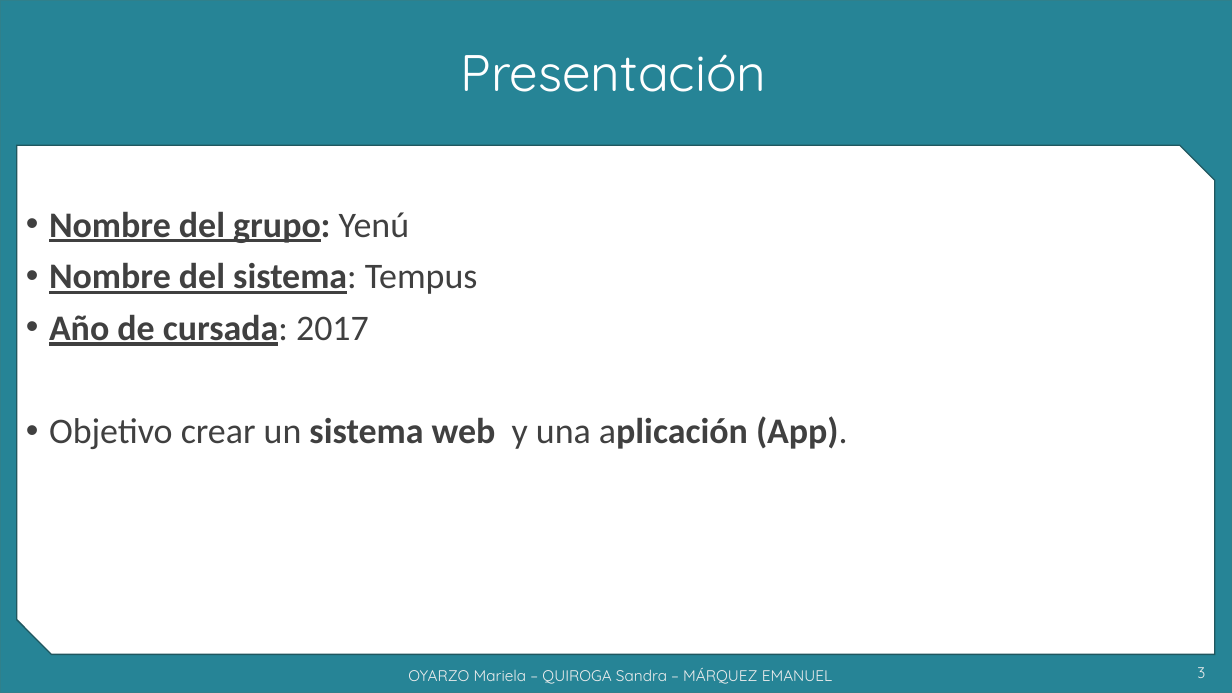
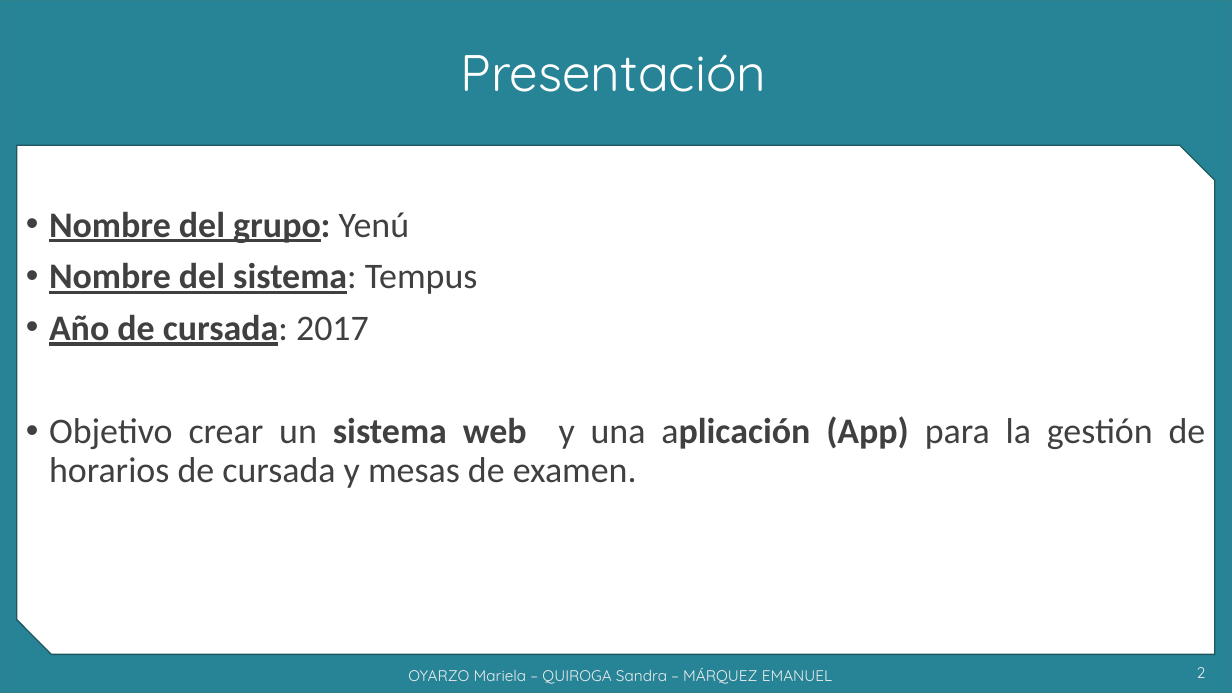
Before and after one commit to grupoyenu/yenu, a slide deck: slide 2 of 08. Presentaciones/Presentación 10 - 21.11.19.pptx (slide 3 before the commit). Drawn at 1232x693 pixels with LibreOffice and Linux fonts; fonts in the diff are those of the drawing; background and template pictures are left out. Boxes give left, top, right and bottom in pixels: in the first picture for what was removed or moved away, otherwise in the second. Text is boxed around its words. In the diff, an @@ line names an element or a change of style, - is before the commit and + after.

```diff
--- a/08. Presentaciones/Presentación 10 - 21.11.19.pptx
+++ b/08. Presentaciones/Presentación 10 - 21.11.19.pptx
@@ text at (x1=49, y1=416, x2=1206, y2=488): text changed; bold off @@
-• Objetivo crear un sistema web y una aplicación (App).
+• Objetivo crear un sistema web y una aplicación (App) para la gestión de horarios de cursada y mesas de examen.
@@ page number at (x1=1197, y1=667, x2=1206, y2=678): text changed @@
-3
+2
```
Also in this commit, not shown: 2 other slides changed.
